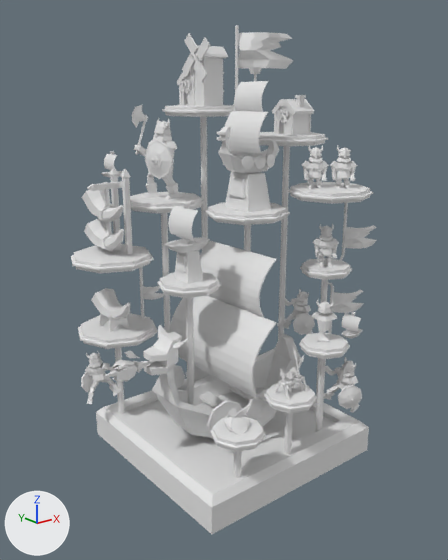
What one commit did to the FBX model Museum2048/Assets/000. Museum/5. Models/TextureModel/C. Viking/viking_museum.fbx.
Rendered twice from a 50 mm camera at (-31.8, -38.24, 9.28) aimed at (-20.22, -23.77, 3.49). Arrows for +X, +Y and +Z are at lower left; the lights stay in place. Where no turn or scale is listed for an object, it has been applied to the vertices. Vertices at the same position are counted once.

In view in the first picture: '_1', '_10', '_11', '_12', '_2', '_3', '_4', '_5', '_6', '_7', '_8', '_9', 'empty_viking_museum', 'mini_ship_1', 'mini_ship_1.001', 'viking_1', 'viking_2', 'viking_3'.
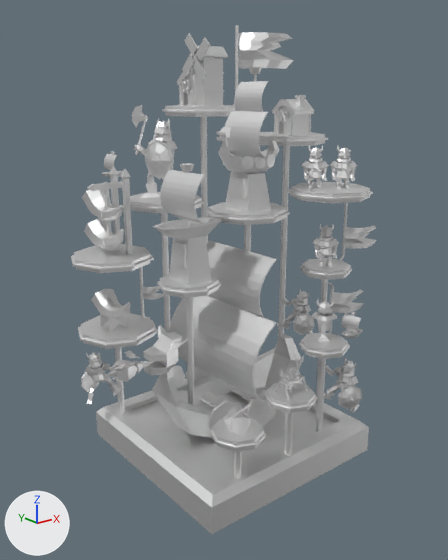
Location of each change, [x1, y1, x2, y2] in pixels of the pictures (448 x 560 px):
```json
{"object": "empty_viking_museum", "change": "surface changed", "before": [71, 25, 377, 534], "after": [71, 25, 377, 534], "on screen": "white to grey"}
{"object": "_12", "change": "surface changed", "before": [217, 67, 279, 212], "after": [217, 67, 279, 212], "on screen": "white to grey"}
{"object": "_11", "change": "surface changed, mesh rescaled", "before": [164, 202, 210, 284], "after": [153, 163, 222, 286], "on screen": "49% wider, 49% taller"}
{"object": "_9", "change": "surface changed", "before": [82, 166, 133, 254], "after": [82, 166, 133, 254], "on screen": "white to grey"}
{"object": "_7", "change": "surface changed", "before": [177, 33, 228, 107], "after": [177, 33, 228, 107]}
{"object": "_10", "change": "surface changed", "before": [132, 105, 181, 200], "after": [132, 105, 181, 200]}
{"object": "_6", "change": "surface changed", "before": [272, 95, 314, 136], "after": [272, 95, 314, 136]}
{"object": "viking_1", "change": "surface changed", "before": [323, 361, 362, 413], "after": [323, 361, 362, 413]}
{"object": "_8", "change": "surface changed", "before": [91, 290, 131, 331], "after": [91, 290, 131, 331]}
{"object": "viking_3", "change": "surface changed", "before": [81, 351, 124, 404], "after": [81, 351, 124, 404]}
{"object": "_3", "change": "surface changed", "before": [312, 301, 337, 342], "after": [312, 301, 337, 342]}
{"object": "_2", "change": "surface changed", "before": [274, 347, 308, 400], "after": [274, 347, 308, 400]}
{"object": "_1", "change": "surface changed", "before": [223, 404, 251, 435], "after": [223, 404, 251, 435], "on screen": "white to grey"}
{"object": "mini_ship_1", "change": "surface changed", "before": [342, 312, 363, 339], "after": [342, 312, 363, 339]}
{"object": "mini_ship_1.001", "change": "surface changed", "before": [101, 152, 123, 177], "after": [101, 152, 123, 177], "on screen": "white to grey"}
```

Edits to the scene script, one JSON object a line:
```json
{"op": "set", "path": "mat_texture.metallic", "old": "0.0", "new": "1.0"}
{"block": "me_plane_021", "where": "me_plane_021.from_pydata(...)  # 235 vertices, 215 faces; spans x -0.85..0.53, y -0.58..0.57, z 0.24..2.54"}
{"block": "me_plane_021", "where": "# used by ob_11; location = (-21.63, -24.04, 3.6)"}
{"block": "me_plane_021", "change": "me_plane_021 part 1: the whole mesh is scaled about its middle by 1.47, then moved by (0.04, 0.0, 0.53)"}
```
